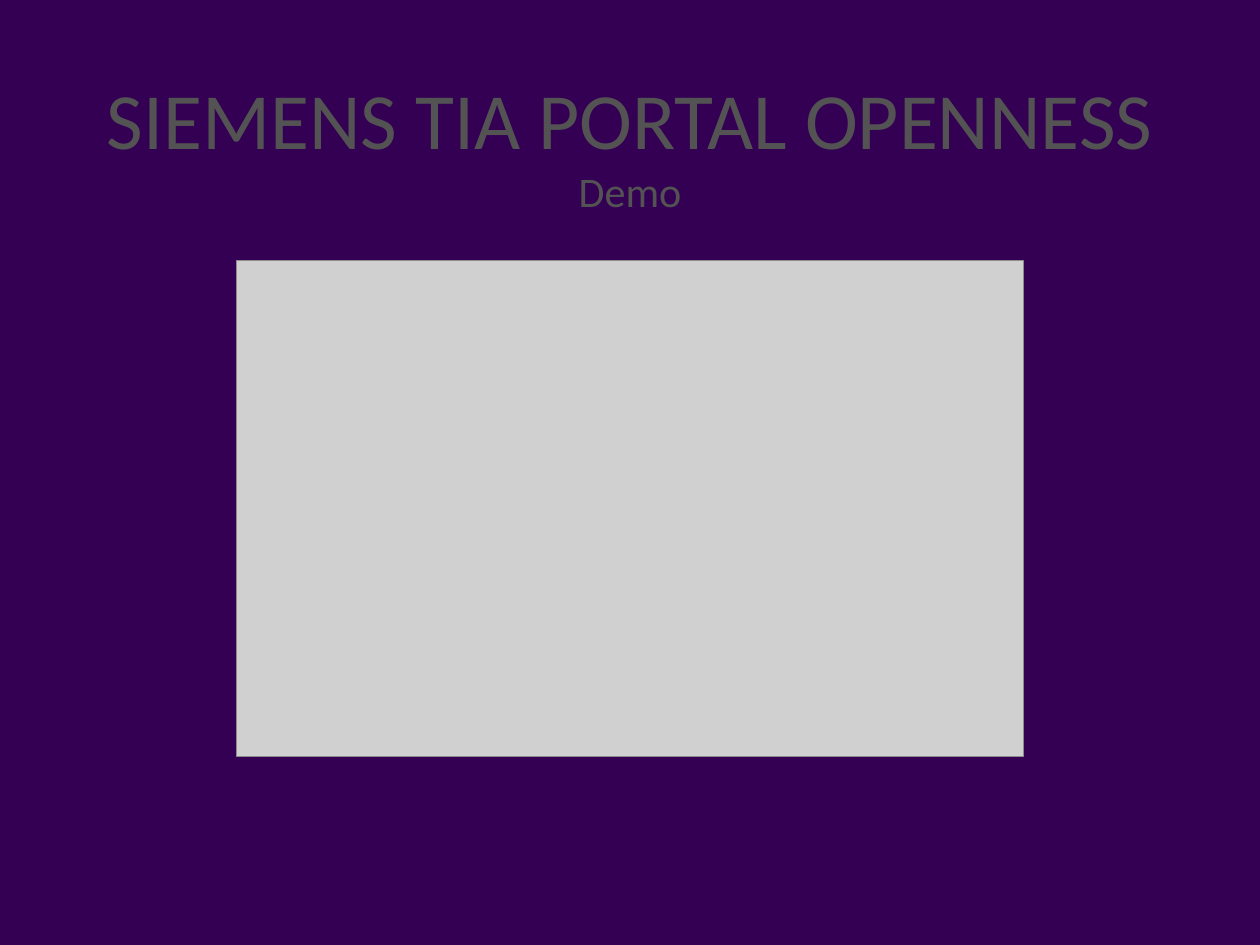
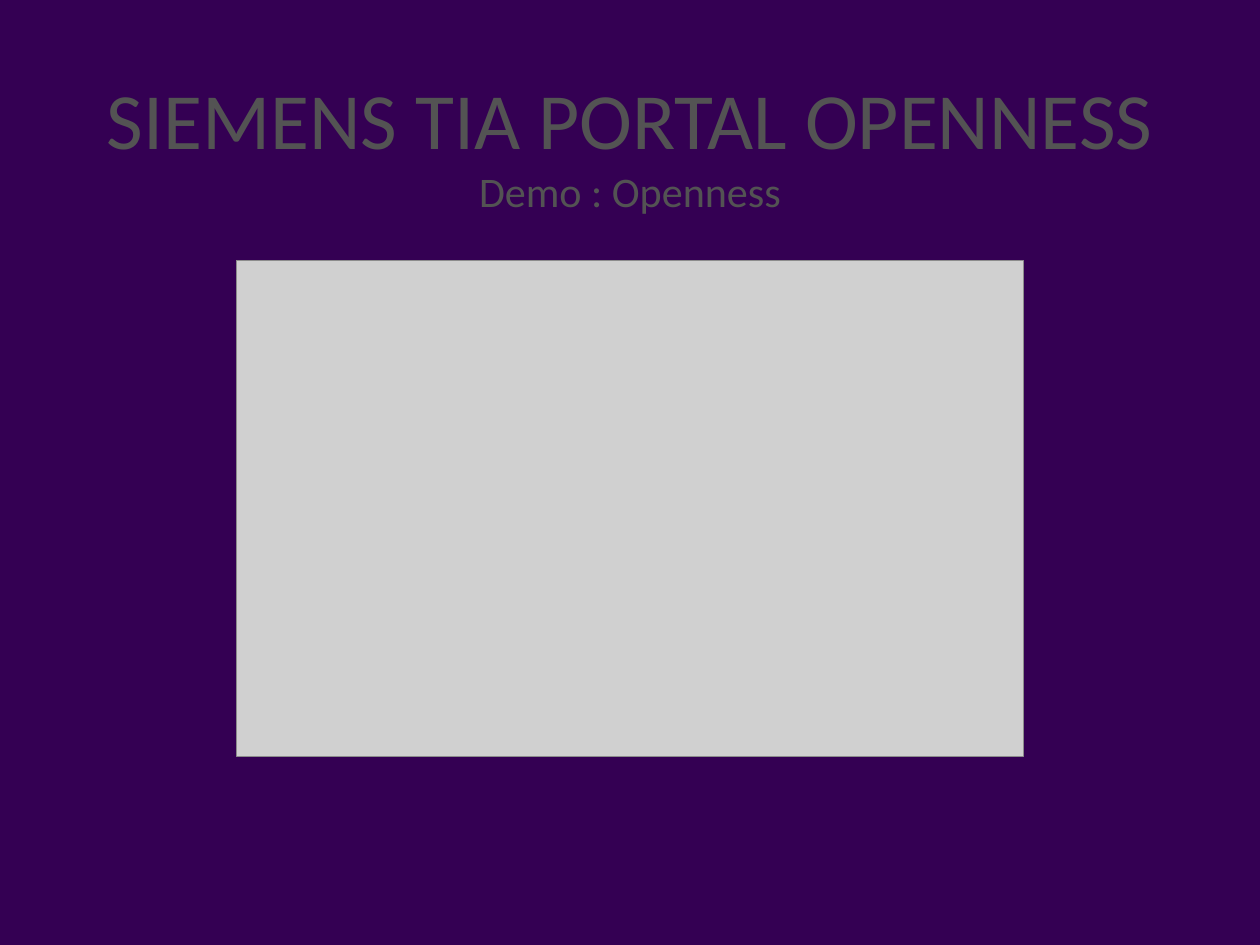
Before and after one commit to ibKastl/ibKastl.ApiShowcase, a slide deck: slide 8 of data/Siemens/API Showcase - Siemens TIA Portal.pptx (slide 6 before the commit). Drawn at 1260x945 pixels with LibreOffice and Linux fonts; fonts in the diff are those of the drawing; grey boxes stand for pictures; background and template pictures are left out. Boxes give left, top, right and bottom in pixels: in the first picture for what was removed or moved away, otherwise in the second. Text is boxed around its words. In the diff, an @@ line names an element or a change of style, - is before the commit and + after.

```diff
--- a/data/Siemens/API Showcase - Siemens TIA Portal.pptx
+++ b/data/Siemens/API Showcase - Siemens TIA Portal.pptx
@@ title at (x1=479, y1=180, x2=781, y2=214): text changed @@
-Demo
+Demo : Openness
```
Also in this commit, not shown: 5 other slides changed, 2 slides added, 1 other file.
